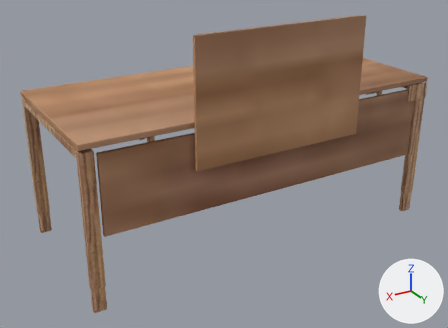
The FBX model Assets/Meshes/Puron/rectangle_180x80_shield_legroom_finala.fbx as it was, and as the next commit left it.
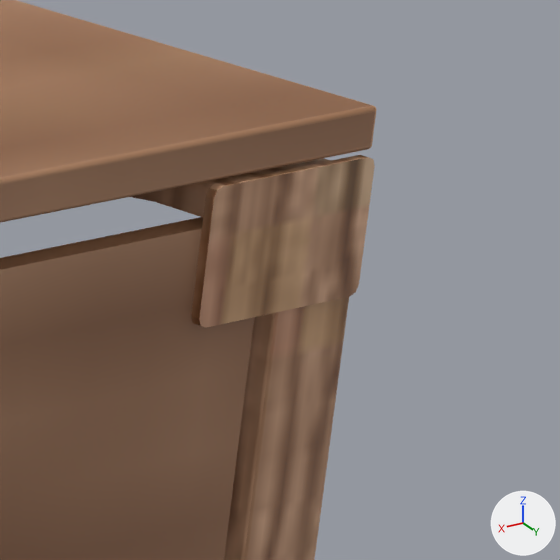
Each version is shown whole from a camera (50 mm lens) standing at (2.42, 2.062, 1.561) and looking at (0.978, -0.341, 0.36), then close up on the part from 86% to 100% of the width and 20% to 39% of the height. Lighting does not change. The marker at lower right points along +X, +Y and +Z. Where no turn or scale is listed for an object, it has been applied to the vertices. Vertices at the same position are counted once.

Objects in the first close-up: 'blat_mesh', 'drewno_mesh', 'metal_mesh'.
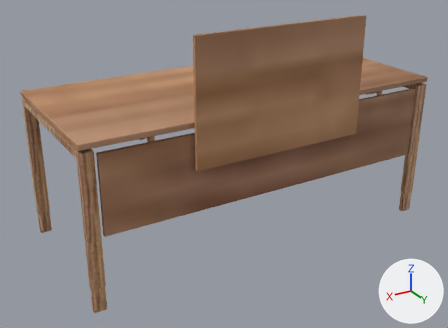
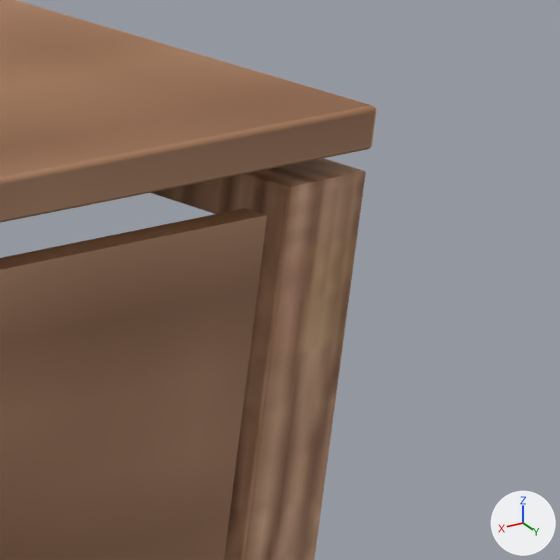
What differs and where, as boxes [x1, y1, x2, y2] in the close-ups (560 x 560 px):
```json
{"object": "metal_mesh", "change": "reshaped", "before": [131, 155, 375, 560], "after": [151, 158, 366, 560]}
{"part": 1, "of": "me_mesh_004", "change": "cut back", "before": [131, 155, 375, 328], "on screen": "brown"}
```

Scene script edits in JSON lines:
```json
{"block": "me_mesh_004", "where": "# used by ob_metal_mesh; location = (0.0, 0.0, 0.0)"}
{"op": "remove", "block": "me_mesh_004", "code": "me_mesh_004.from_pydata(...)  # 3115 vertices, 3406 faces; spans x 0.0..1.8, y -0.8..0.0, z 0.01..0.71"}
{"op": "add", "block": "me_mesh_004", "code": "me_mesh_004.from_pydata(...)  # 2860 vertices, 2882 faces; spans x 0.0..1.8, y -0.8..0.0, z 0.01..0.71"}
{"block": "me_mesh_004", "change": "me_mesh_004 part 1: 4 vertices moved within x 0.09..0.1, y -0.21..-0.2, z 0.69..0.71; 255 vertices removed from x 0.0..0.12, y -0.21..0.0, z 0.63..0.71"}
```
